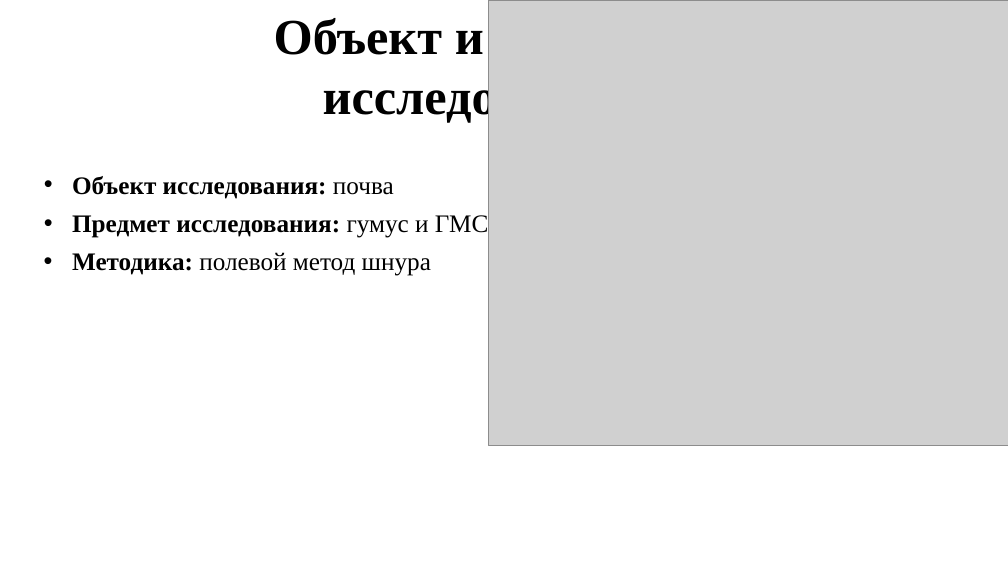
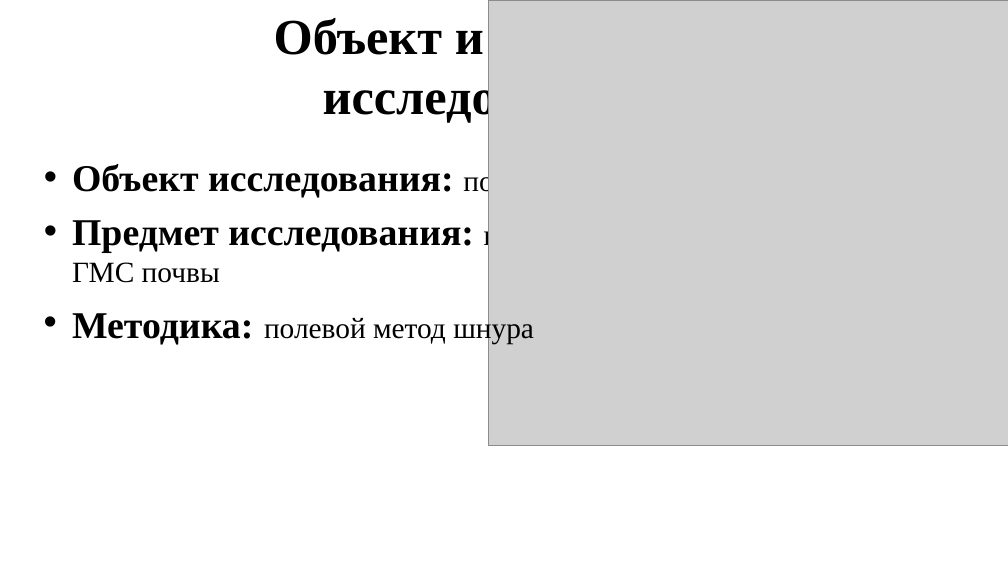
Before and after one commit to Zhabich12/PochvaZZZ, a slide deck: slide 3 of презентация PochaZZZ.pptx. Drawn at 1008x567 pixels with LibreOffice and Linux fonts; fonts in the diff are those of the drawing; grey boxes stand for pictures. Boxes give left, top, right and bottom in pixels: in the first picture for what was removed or moved away, otherwise in the second. Text is boxed around its words. In the diff, an @@ line names an element or a change of style, - is before the commit and + after.

```diff
--- a/презентация PochaZZZ.pptx
+++ b/презентация PochaZZZ.pptx
@@ text "Объект исследования: почва": place and size @@
-text "Объект исследования: почва" at [72, 176, 394, 199]
+text "Объект исследования: почва" at [72, 164, 534, 198]
@@ text "Объект исследования: почва" at [72, 164, 534, 198]: size 24 to 36 pt in "Объект исследования:"; size 24 to 28 pt in "почва" @@
@@ text "Предмет исследования: гумус и ГМС ..." at [72, 220, 557, 283]: size 24 to 36 pt in "Предмет исследования:"; size 24 to 28 pt in "гумус и ГМС почвы" @@
@@ text "Методика: полевой метод шнура": place and size @@
-text "Методика: полевой метод шнура" at [72, 252, 431, 276]
+text "Методика: полевой метод шнура" at [72, 313, 534, 345]
@@ text "Методика: полевой метод шнура" at [72, 313, 534, 345]: size 24 to 36 pt in "Методика:"; size 24 to 28 pt in "полевой метод шнура" @@
```
Also in this commit, not shown: 4 other slides changed.
